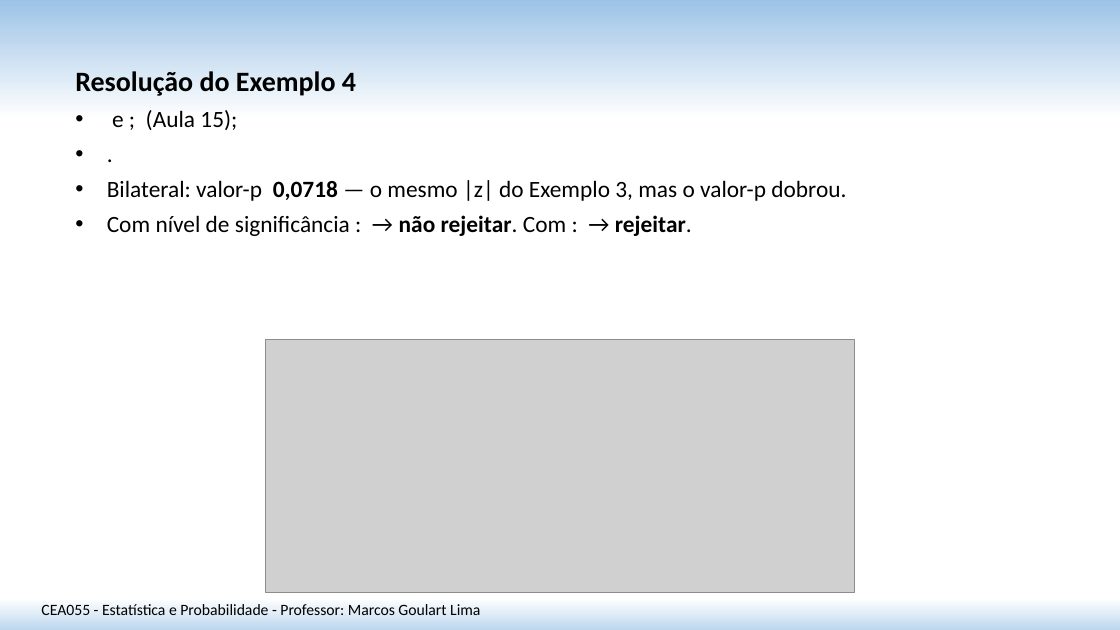
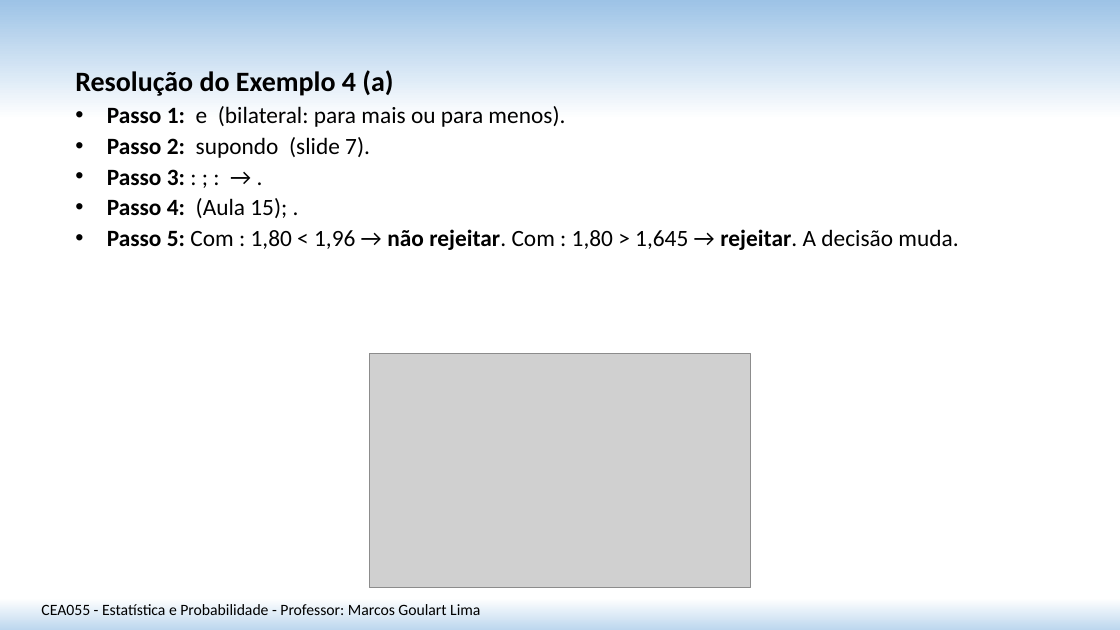
Before and after one commit to matmarcos/minhas-aulas, a slide deck: slide 20 of content/2026-2/cea055-estatistica-probabilidade/21-teste-hipotese-media-var-conhecida/Aula_21_Teste_Hipotese_Media_Var_Conhecida_SITE.pptx (slide 18 before the commit). Drawn at 1120x630 pixels with LibreOffice and Linux fonts; fonts in the diff are those of the drawing; grey boxes stand for pictures. Boxes give left, top, right and bottom in pixels: in the first picture for what was removed or moved away, otherwise in the second. Text is boxed around its words. In the diff, an @@ line names an element or a change of style, - is before the commit and + after.

```diff
--- a/content/2026-2/cea055-estatistica-probabilidade/21-teste-hipotese-media-var-conhecida/Aula_21_Teste_Hipotese_Media_Var_Conhecida_SITE.pptx
+++ b/content/2026-2/cea055-estatistica-probabilidade/21-teste-hipotese-media-var-conhecida/Aula_21_Teste_Hipotese_Media_Var_Conhecida_SITE.pptx
@@ text at [75,70,958,250]: text changed @@
-Resolução do Exemplo 4
-• e ; (Aula 15);
-• .
-• Bilateral: valor-p 0,0718 — o mesmo |z| do Exemplo 3, mas o valor-p dobrou.
-• Com nível de significância : → não rejeitar. Com : → rejeitar.
+Resolução do Exemplo 4 (a)
+• Passo 1: e (bilateral: para mais ou para menos).
+• Passo 2: supondo (slide 7).
+• Passo 3: : ; : → .
+• Passo 4: (Aula 15); .
+• Passo 5: Com : 1,80 < 1,96 → não rejeitar. Com : 1,80 > 1,645 → rejeitar. A decisão muda.
@@ picture: place and size @@
-picture at [266,340,854,593]
+picture at [370,354,751,588]
```
Also in this commit, not shown: 10 other slides changed, 2 slides added, 1 other file.
